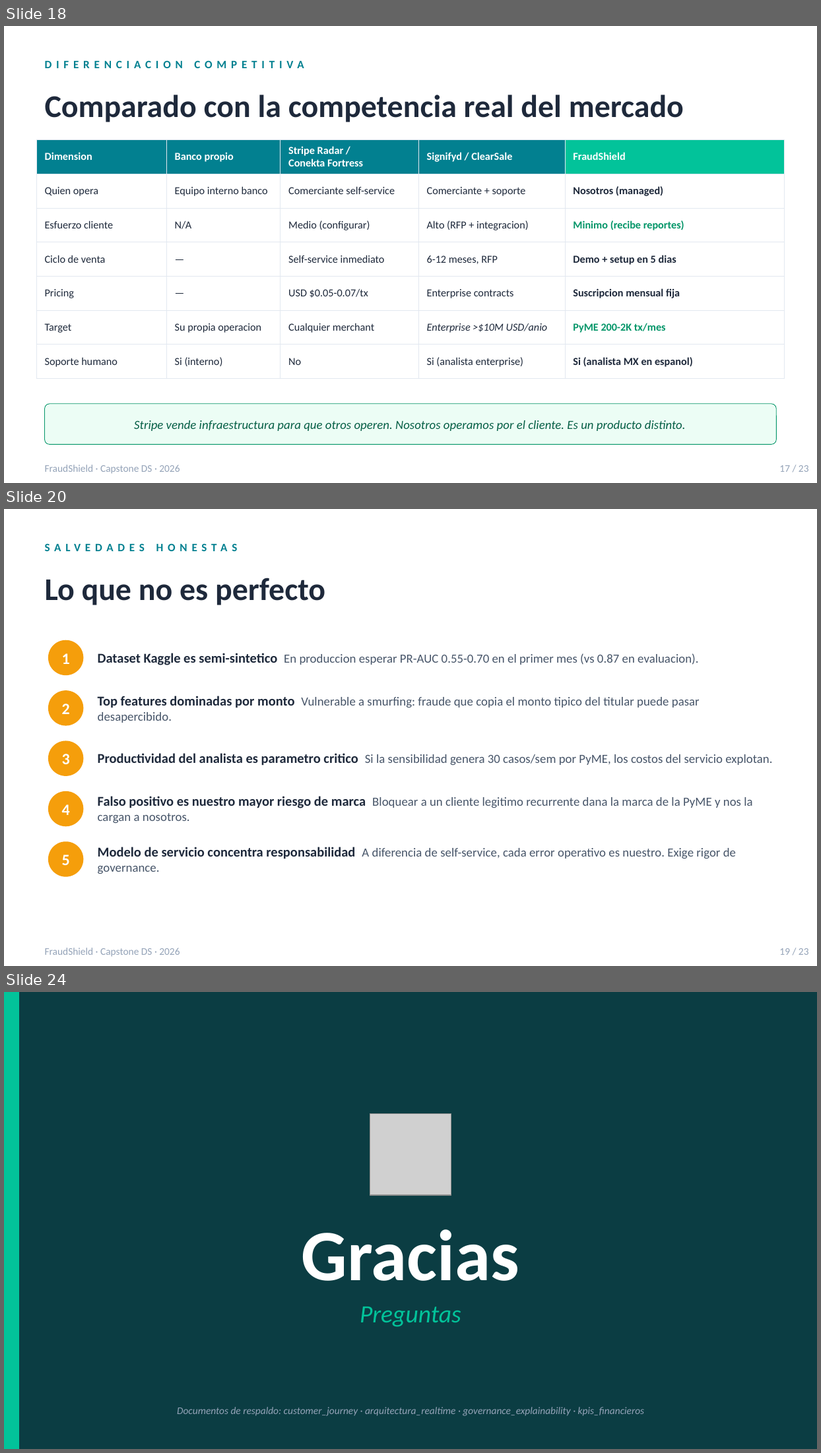
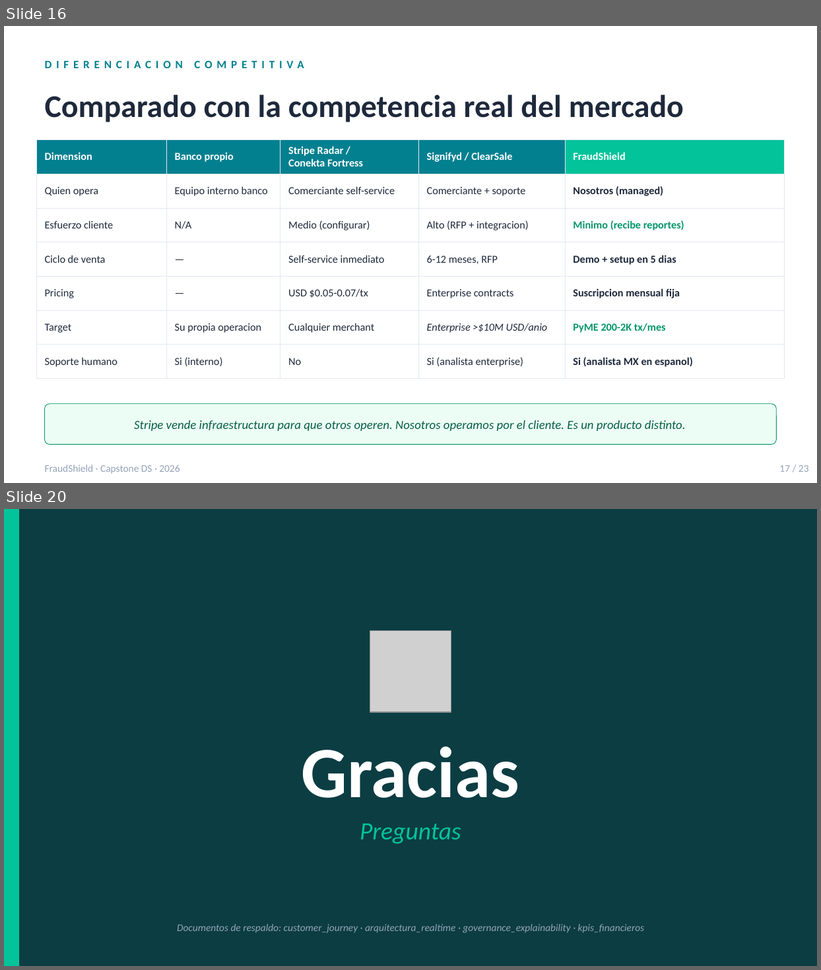
Before and after one commit to Nike2004A/fraud_transactions, a slide deck: docs/FraudShield_deck.pptx. Shown one above the other, each under a label of ours: slides 18, 20 and 24 before the commit, slides 16 and 20 after it; the slides between them are not shown. The pictures are 821x1453 and 821x970 pixels, drawn with LibreOffice and Linux fonts; fonts in the diff are those of the drawing; grey boxes stand for pictures. Boxes give left, top, right and bottom in pixels: in the first picture for what was removed or moved away, otherwise in the second. Text is boxed around its words. In the diff, an @@ line names an element or a change of style, - is before the commit and + after.

```diff
--- a/docs/FraudShield_deck.pptx
+++ b/docs/FraudShield_deck.pptx
@@ slide 20 removed at (4,509,817,966), background #FFFFFF @@
@@ text removed at (45,543,238,551) @@
-SALVEDADES HONESTAS
@@ text removed at (45,578,325,605) @@
-Lo que no es perfecto
@@ ellipse removed at (49,641,83,675) @@
@@ text removed at (62,654,70,664) @@
-1
@@ text removed at (98,653,698,665) @@
-Dataset Kaggle es semi-sintetico En produccion esperar PR-AUC 0.55-0.70 en el primer mes (vs 0.87 en evaluacion).
@@ ellipse removed at (49,691,83,725) @@
@@ text removed at (62,704,70,714) @@
-2
@@ text removed at (98,696,700,723) @@
-Top features dominadas por monto Vulnerable a smurfing: fraude que copia el monto tipico del titular puede pasar desapercibido.
@@ ellipse removed at (49,741,83,776) @@
@@ text removed at (62,754,70,764) @@
-3
@@ text removed at (98,753,772,766) @@
-Productividad del analista es parametro critico Si la sensibilidad genera 30 casos/sem por PyME, los costos del servicio explotan.
@@ ellipse removed at (49,792,83,826) @@
@@ text removed at (62,805,70,815) @@
-4
@@ text removed at (98,796,752,823) @@
-Falso positivo es nuestro mayor riesgo de marca Bloquear a un cliente legitimo recurrente dana la marca de la PyME y nos la cargan a nosotros.
@@ ellipse removed at (49,842,83,877) @@
@@ text removed at (62,855,70,865) @@
-5
@@ text removed at (98,847,736,874) @@
-Modelo de servicio concentra responsabilidad A diferencia de self-service, cada error operativo es nuestro. Exige rigor de governance.
@@ text removed at (45,948,180,957) @@
-FraudShield · Capstone DS · 2026
@@ text removed at (780,949,809,955) @@
-19 / 23
@@ what was slide 18 is now slide 16 @@
@@ what was slide 24 is now slide 20 @@
```
Also in this commit, not shown: 8 slides changed, 3 other slides removed.
